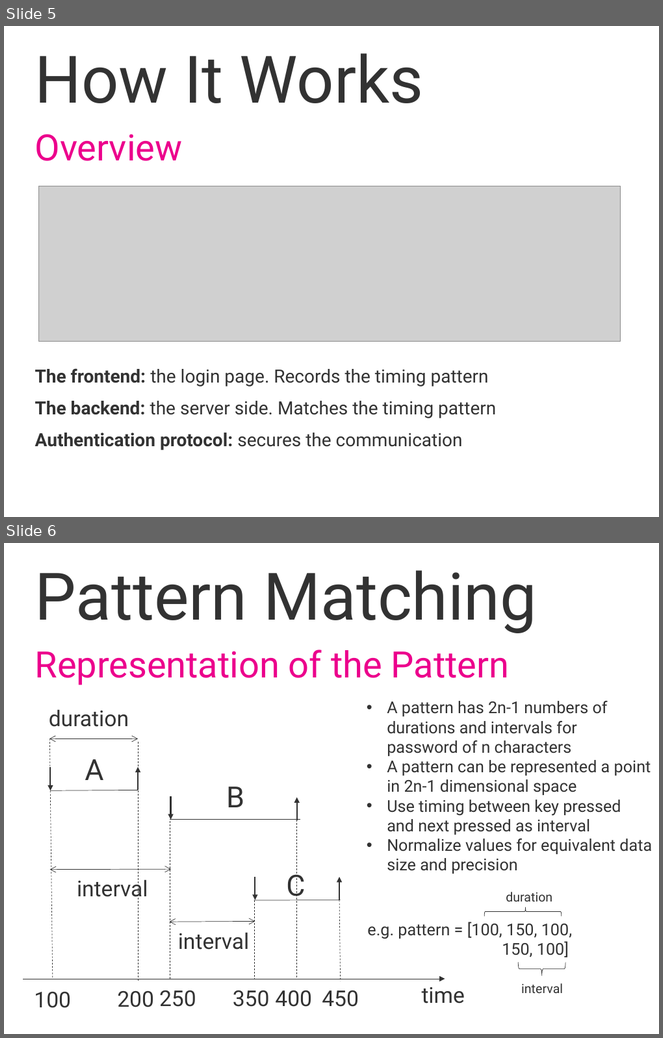
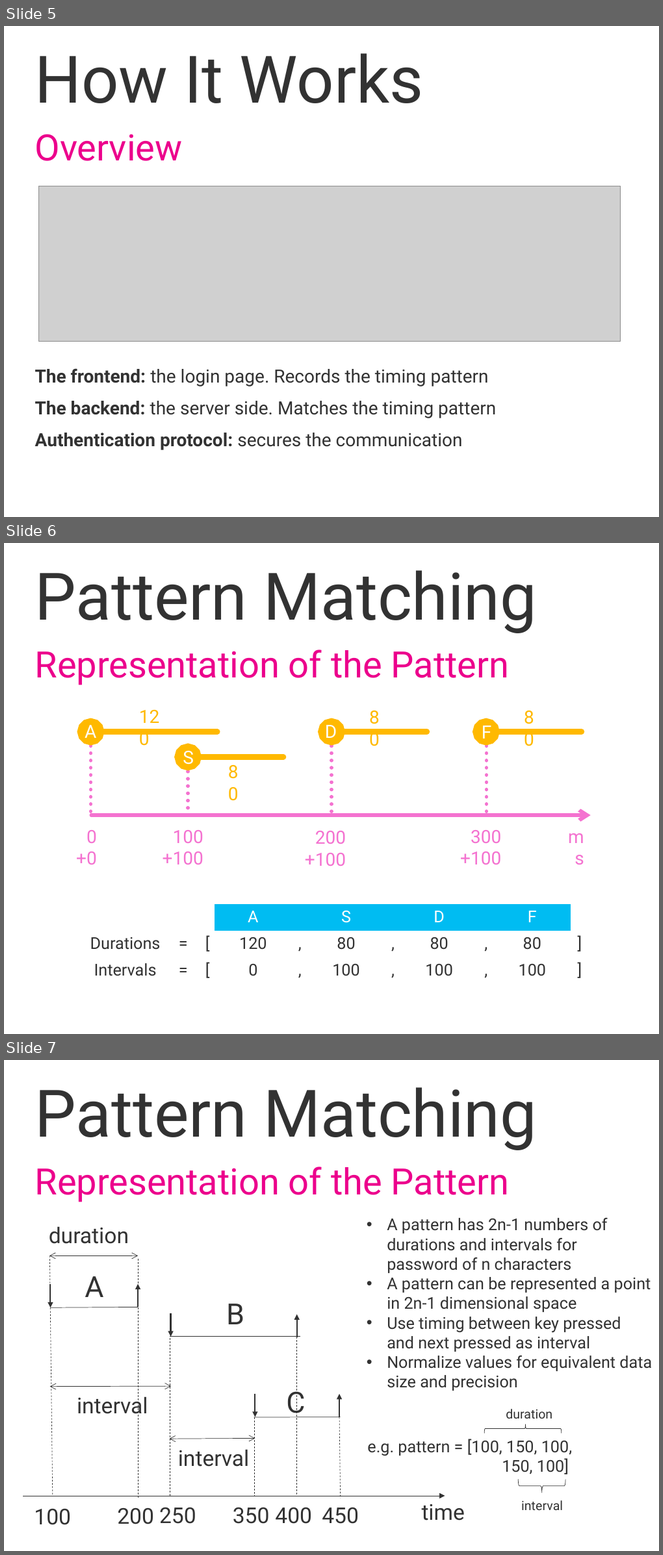
Before and after one commit to swift-fox/ksd-auth, a slide deck: ksd-auth.pptx. Shown one above the other, each under a label of ours: slides 5 and 6 before the commit, slides 5, 6 and 7 after it. The pictures are 663x1038 and 663x1555 pixels, drawn with LibreOffice and Linux fonts; fonts in the diff are those of the drawing; grey boxes stand for pictures; background and template pictures are left out. Boxes give left, top, right and bottom in pixels: in the first picture for what was removed or moved away, otherwise in the second. Text is boxed around its words. In the diff, an @@ line names an element or a change of style, - is before the commit and + after.

Commit message:
Art rework on the Representation of the Pattern section.

```diff
--- a/ksd-auth.pptx
+++ b/ksd-auth.pptx
@@ slide 6 added at [4,543,659,1034], background #FFFFFF @@
@@ title added at [35,570,537,633], 72 pt, text #323232 @@
+Pattern Matching
@@ text added at [35,650,509,685], 40 pt, text #EC008C @@
+Representation of the Pattern
@@ text added at [85,725,96,738], 20 pt, text #FFFFFF @@
+A
@@ line added from (90, 731) to (90, 817), #F472D0 4 pt dashed @@
@@ arrow added from (218, 731) to (90, 731), #FFB900 6 pt @@
@@ text added at [325,725,337,738], 20 pt, text #FFFFFF @@
+D
@@ line added from (332, 731) to (332, 817), #F472D0 4 pt dashed @@
@@ arrow added from (427, 731) to (332, 731), #FFB900 6 pt @@
@@ text added at [482,726,492,739], 20 pt, text #FFFFFF @@
+F
@@ arrow added from (582, 731) to (486, 731), #FFB900 6 pt @@
@@ line added from (487, 731) to (487, 817), #F472D0 4 pt dashed @@
@@ text added at [183,750,194,765], 20 pt, text #FFFFFF @@
+S
@@ line added from (188, 757) to (188, 817), #F472D0 4 pt dashed @@
@@ arrow added from (284, 757) to (188, 757), #FFB900 6 pt @@
@@ arrow added from (91, 815) to (591, 815), #F472D0 4 pt @@
@@ text added at [76,830,97,865], 20 pt, text #F472D0 @@
+0
++0
@@ text added at [163,830,204,865], 20 pt, text #F472D0 @@
+100
++100
@@ text added at [305,831,346,866], 20 pt, text #F472D0 @@
+200
++100
@@ text added at [460,830,501,865], 20 pt, text #F472D0 @@
+300
++100
@@ text added at [554,822,590,851], 20 pt, text #F472D0 @@
+ms
@@ table added at [83,904,583,984], 3 rows, 11 columns @@
+ |  |  | A |  | S |  | D |  | F | 
+Durations | = | [ | 120 | , | 80 | , | 80 | , | 80 | ]
+Intervals | = | [ | 0 | , | 100 | , | 100 | , | 100 | ]
@@ text added at [239,938,267,950], 20 pt, text #FFB900 @@
+120
@@ text added at [337,938,355,950], 20 pt, text #FFB900 @@
+80
@@ text added at [430,938,449,950], 20 pt, text #FFB900 @@
+80
@@ text added at [523,938,542,950], 20 pt, text #FFB900 @@
+80
@@ what was slide 6 is now slide 7 @@
```
